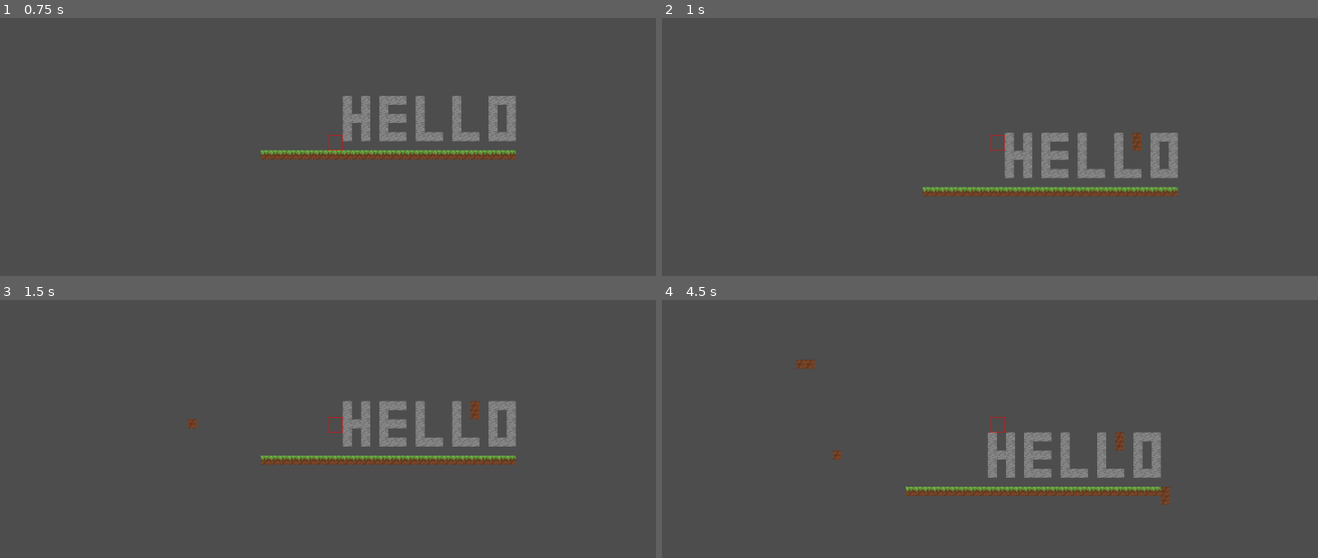
Above: before the commit, frames 1-4 (two rows, left to right).
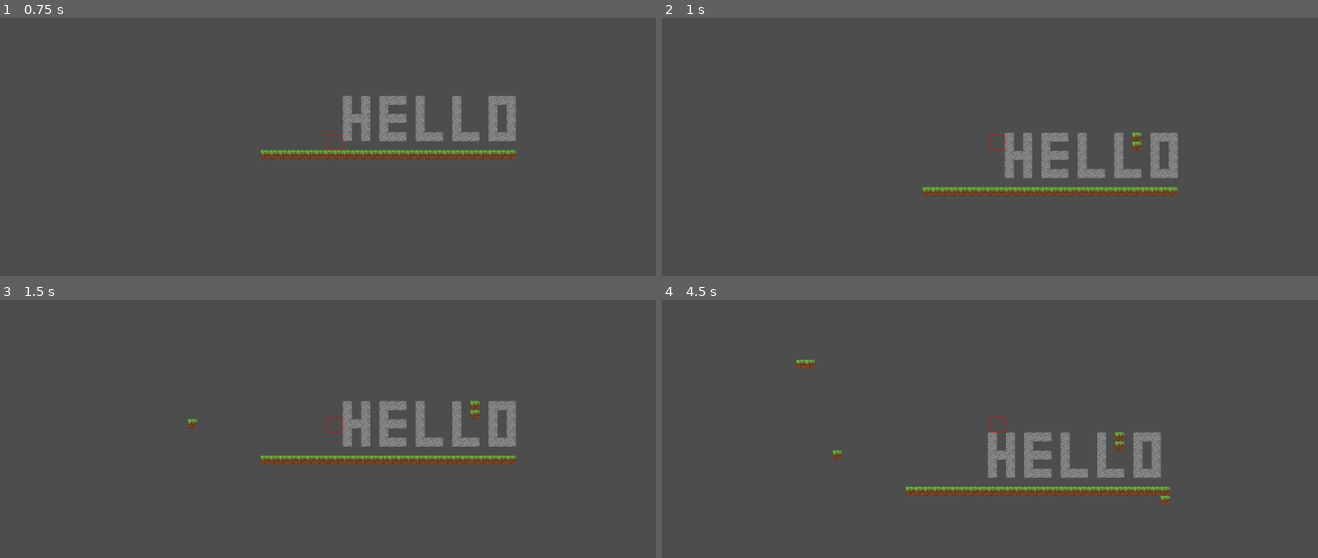
Above: after the commit, the same moments.

Repository: comedy01/blockgame
Game: Godot game, scene res://world.tscn
Same seed, same stepped clock (60 frames per second), same inputs: the game is played once before the commit and once after it.
Inputs (mouse positions are in pixels of both pictures, inside the frame that each line leads up to):
- Up to frame 1 (0.75 s): move the mouse to (472, 116) at 0.52 s; press the mouse at (472, 116) at 0.53 s; hold Right (move_right) from 0.53 s (still down)
- Up to frame 2 (1 s): keep holding Right (move_right); tap W (move_up) at 0.77 s; right-click (1134, 116) at 0.8 s
- Up to frame 3 (1.5 s): keep holding Right (move_right); move the mouse to (196, 436) at 1.27 s; release the mouse at (196, 436) at 1.28 s; right-click (196, 436) at 1.35 s
- Up to frame 4 (4.5 s): tap W (move_up) at 1.52, 3.02, 3.77 s; tap Mouse wheel down (scroll_down, bound only after the commit) at 1.55, 2.1 s; move the mouse to (1055, 336) at 2.02 s; release Right (move_right) at 2.03 s; hold Left (move_left) 2.03-2.78 s; tap Mouse wheel up (scroll_up, bound only after the commit) at 2.3, 2.85 s; move the mouse to (957, 490) at 2.77 s; hold Right (move_right) 2.78-4.28 s; click (957, 490) at 3.05 s; move the mouse to (1186, 472) at 3.52 s; press the mouse at (1186, 472) at 3.53 s; right-click (1186, 472) at 3.8 s; move the mouse to (793, 361) at 4.27 s; release the mouse at (793, 361) at 4.28 s; hold Left (move_left) from 4.28 s (still down); right-click (793, 361) at 4.35 s

Frame 1 is identical in both runs. In frame 2, less than 0.1% of the frame differs, in the area x 71-74%, y 44-52%; in frame 3, less than 0.1%; in frame 4, 0.2%, in the area x 20-78%, y 23-80%.

Commit message:
Add ability to change selected block

Diff:
--- a/TileMap.gd
+++ b/TileMap.gd
@@ -1,15 +1,45 @@
 extends TileMap
 
-const SELECTED_BLOCK = Vector2(3, 1) # dirt for now
+var blocks: Array = [
+	Block.new(0, Vector2(1, 1), "Grassy dirt block"),
+	Block.new(0, Vector2(3, 1), "Dirt block"),
+	Block.new(0, Vector2(5, 1), "Stone block"),
+	Block.new(0, Vector2(7, 1), "Log block")]
+
+var selected_block_index: int = 0
+
+enum ScrollDirection { UP, DOWN }
+
+func log_selected_block() -> void:
+	print("Currently selected block: %s" % blocks[selected_block_index].name)
+
+func change_block_selection(direction: ScrollDirection) -> void:
+	match direction:
+		ScrollDirection.UP:
+			selected_block_index += 1
+			if selected_block_index == blocks.size():
+				selected_block_index = 0
+		ScrollDirection.DOWN:
+			if selected_block_index == 0:
+				selected_block_index = blocks.size()
+			selected_block_index -= 1
+	log_selected_block()
 
 func selected_tile() -> Vector2:
 	return local_to_map(get_global_mouse_position())
 
 func _process(delta: float) -> void:
-	if (Input.is_action_pressed("left_click")):
+	if Input.is_action_just_pressed("scroll_up"):
+		change_block_selection(ScrollDirection.UP)
+
+	if Input.is_action_just_pressed("scroll_down"):
+		change_block_selection(ScrollDirection.DOWN)
+
+	if Input.is_action_pressed("left_click"):
 		erase_cell(0, selected_tile())
 
-	if (Input.is_action_pressed("right_click")):
+	if Input.is_action_pressed("right_click"):
 		var tile: Vector2 = selected_tile()
 		if get_cell_source_id(0, tile) == -1:
-			set_cell(0, tile, 0, SELECTED_BLOCK)
+			var block: Block = blocks[selected_block_index]
+			set_cell(0, tile, block.source_id, block.atlas_coords)
--- /dev/null
+++ b/block.gd
@@ -0,0 +1,10 @@
+class_name Block extends Entity
+
+var atlas_coords: Vector2
+var source_id: int
+
+func _init(p_source_id: int, p_atlas_coords: Vector2, p_name: String):
+	health = 100
+	source_id = p_source_id
+	atlas_coords = p_atlas_coords
+	name = p_name
--- /dev/null
+++ b/entity.gd
@@ -0,0 +1,4 @@
+class_name Entity extends Object
+
+var name: String
+var health: int
--- a/project.godot
+++ b/project.godot
@@ -51,6 +51,16 @@
 , Object(InputEventKey,"resource_local_to_scene":false,"resource_name":"","device":-1,"window_id":0,"alt_pressed":false,"shift_pressed":false,"ctrl_pressed":false,"meta_pressed":false,"pressed":false,"keycode":4194322,"physical_keycode":0,"key_label":0,"unicode":0,"echo":false,"script":null)
 ]
 }
+scroll_up={
+"deadzone": 0.5,
+"events": [Object(InputEventMouseButton,"resource_local_to_scene":false,"resource_name":"","device":-1,"window_id":0,"alt_pressed":false,"shift_pressed":false,"ctrl_pressed":false,"meta_pressed":false,"button_mask":8,"position":Vector2(109, 18),"global_position":Vector2(113, 61),"factor":1.0,"button_index":4,"canceled":false,"pressed":true,"double_click":false,"script":null)
+]
+}
+scroll_down={
+"deadzone": 0.5,
+"events": [Object(InputEventMouseButton,"resource_local_to_scene":false,"resource_name":"","device":-1,"window_id":0,"alt_pressed":false,"shift_pressed":false,"ctrl_pressed":false,"meta_pressed":false,"button_mask":16,"position":Vector2(99, 15),"global_position":Vector2(103, 58),"factor":1.0,"button_index":5,"canceled":false,"pressed":true,"double_click":false,"script":null)
+]
+}
 
 [rendering]
 
